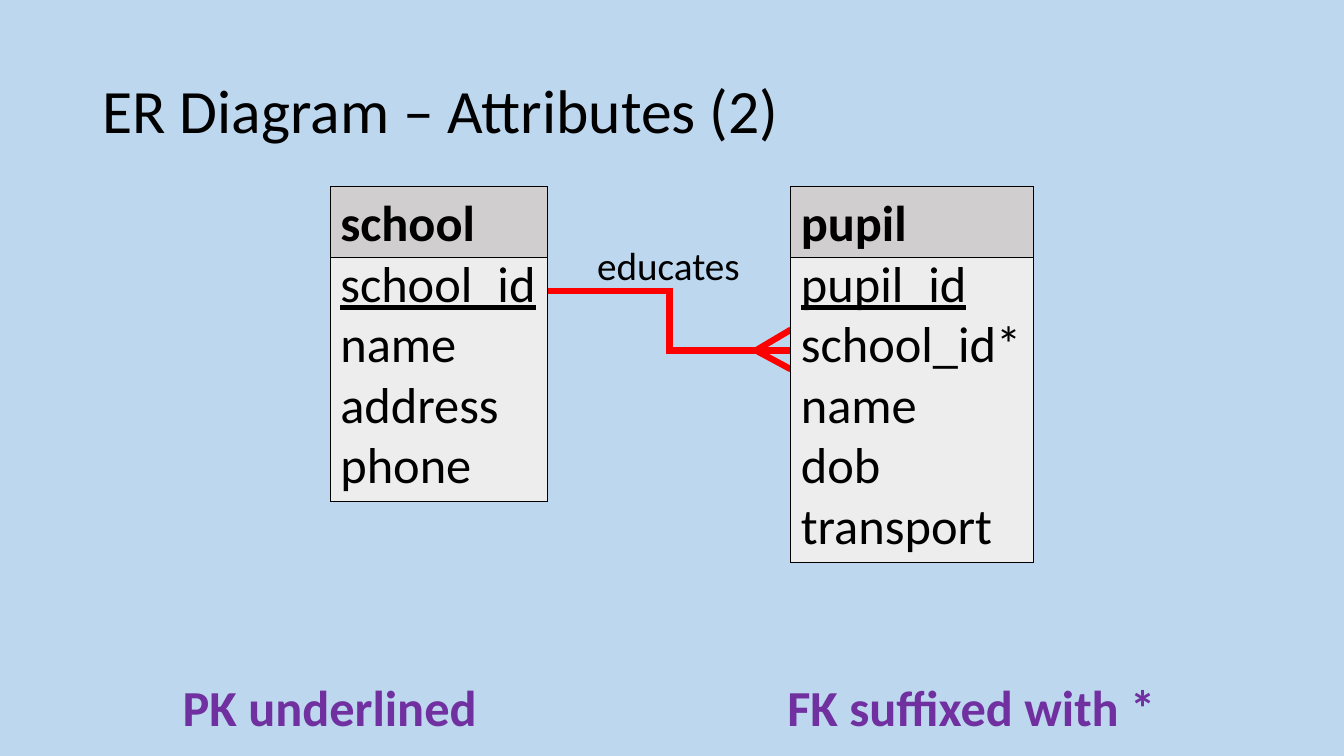
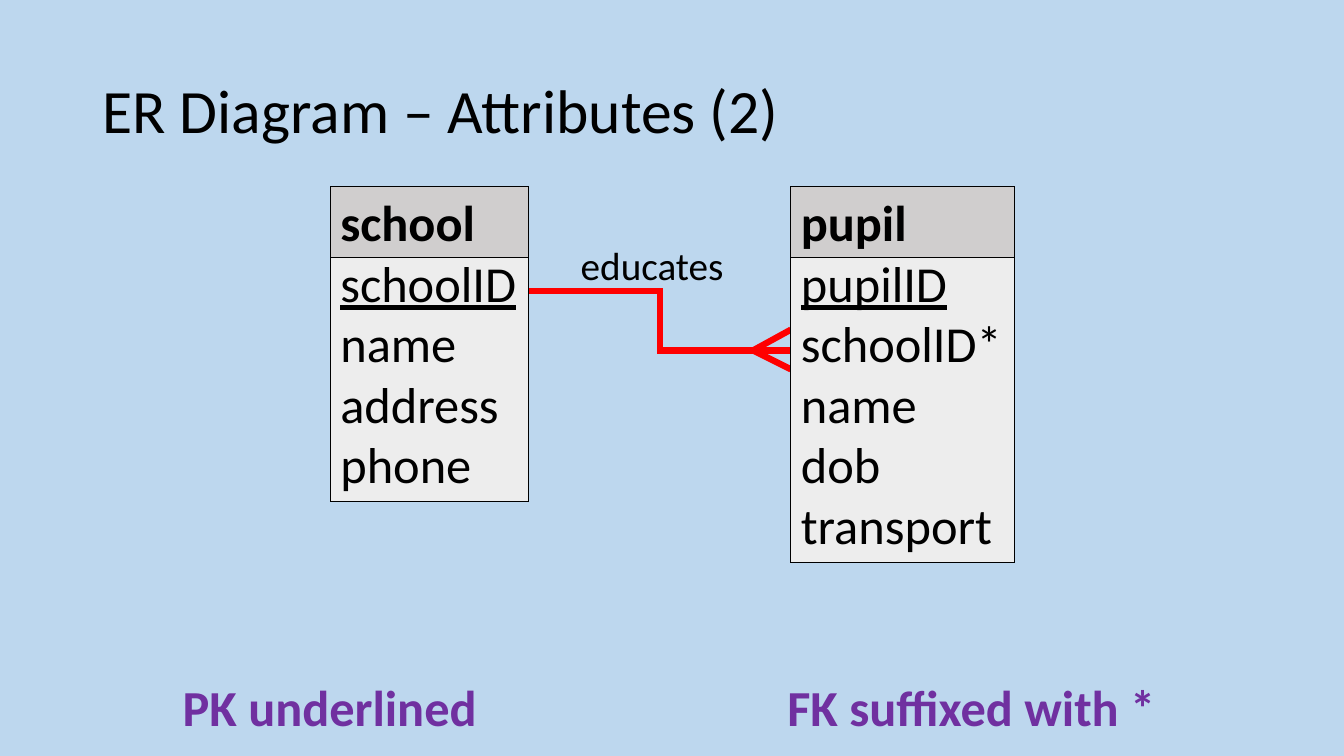
Before and after one commit to MrFriendCS/MrFriendCS.github.io, a slide deck: slide 162 of n5/ddd/N5 CS DDD Slides.pptx. Drawn at 1344x756 pixels with LibreOffice and Linux fonts; fonts in the diff are those of the drawing. Boxes give left, top, right and bottom in pixels: in the first picture for what was removed or moved away, otherwise in the second. Text is boxed around its words. In the diff, an @@ line names an element or a change of style, - is before the commit and + after.

```diff
--- a/n5/ddd/N5 CS DDD Slides.pptx
+++ b/n5/ddd/N5 CS DDD Slides.pptx
@@ rectangle "school": place and size @@
-rectangle "school" at (331, 187, 548, 258)
+rectangle "school" at (331, 187, 529, 258)
@@ rectangle "schoolID": place and size @@
-rectangle "schoolID" at (331, 187, 548, 502)
+rectangle "schoolID" at (331, 187, 529, 502)
@@ rectangle "pupil": place and size @@
-rectangle "pupil" at (791, 187, 1034, 258)
+rectangle "pupil" at (791, 187, 1015, 258)
@@ rectangle "pupilID": place and size @@
-rectangle "pupilID" at (791, 187, 1034, 564)
+rectangle "pupilID" at (791, 187, 1015, 564)
@@ text "educates": place and size @@
-text "educates" at (597, 252, 740, 290)
+text "educates" at (581, 252, 724, 290)
@@ text in rectangle at (340, 267, 516, 310): text changed @@
-school_id
+schoolID
@@ text in rectangle at (801, 267, 1002, 363): text changed @@
-pupil_id
-school_id*
+pupilID
+schoolID*
@@ elbow line moved from (548, 291) - (791, 351) to (528, 291) - (791, 351) @@
```
Also in this commit, not shown: 48 other slides changed, 2 other files.
